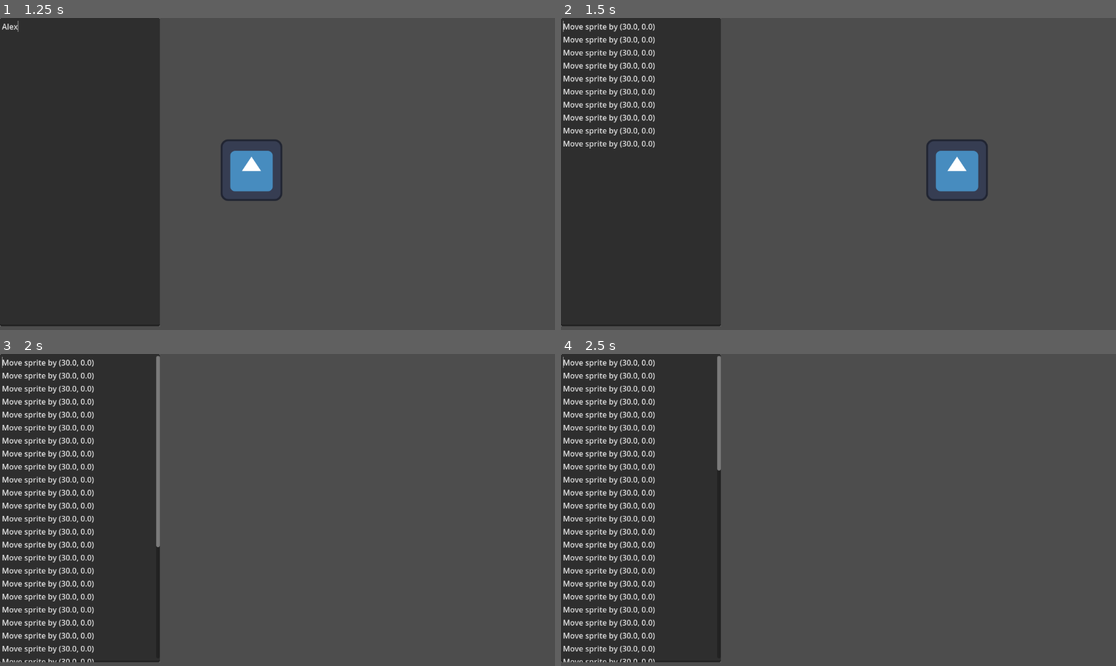
Above: before the commit, frames 1-4 (two rows, left to right).
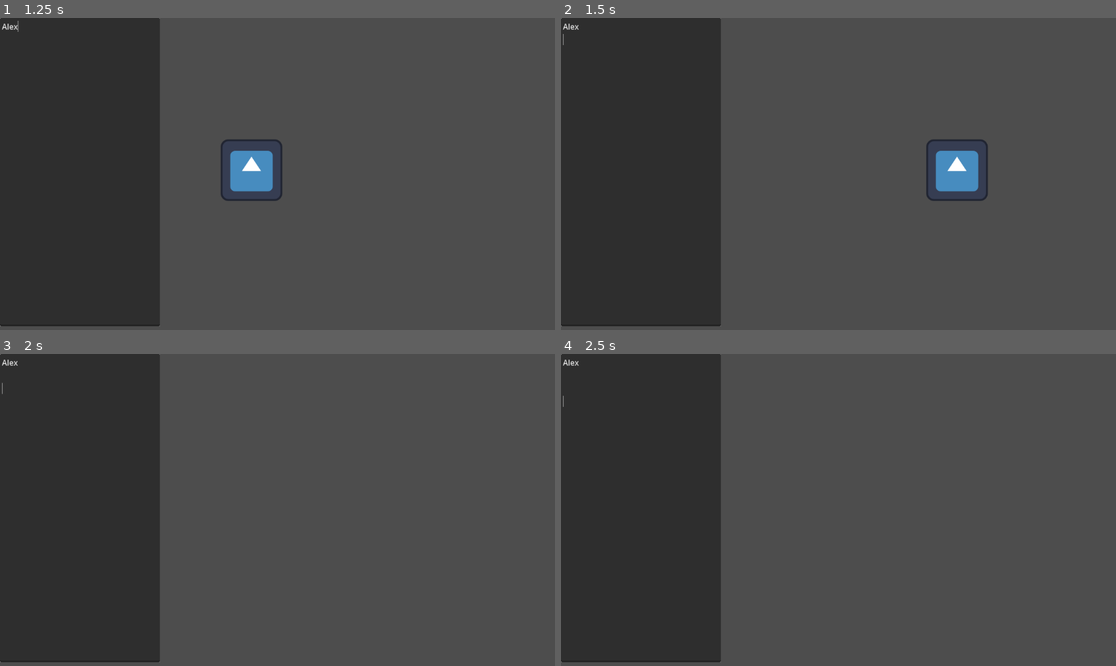
Above: after the commit, the same moments.

Repository: DeerLuuu/Lumine-Studio-Zone
Game: Godot game, scene res://test.tscn
Two runs of this game, one before a commit and one after it. Both use one fixed random seed, a clock stepped at 60 frames per second and the inputs below. The project has no main scene, so this scene is started directly. The engine's default icon, where the game draws it, is replaced by a stand-in: a white triangle on a blue panel in a dark square.
Inputs (mouse positions are in pixels of both pictures, inside the frame that each line leads up to):
- Up to frame 1 (1.25 s): click (77, 170) at 0.52 s; type "Alex" at 0.6 s
- Up to frame 2 (1.5 s): tap Enter (ui_accept) at 1.25 s; hold Right (ui_right) from 1.28 s (still down)
- Up to frame 3 (2 s): keep holding Right (ui_right); tap Enter (ui_accept) at 1.52 s
- Up to frame 4 (2.5 s): release Right (ui_right) at 2.03 s; hold Down (ui_down) from 2.03 s (still down); tap Enter (ui_accept) at 2.27 s

Frame 1 is identical in both runs. In frame 2, 1.7% of the frame differs, in the area x 0-17%, y 0-42%; in frame 3, 4.4%, in the area x 0-29%, y 0-99%; in frame 4, 4.2%.

Commit message:
1. 添加遍历文件系统的相关方法

Diff:
--- a/lumine-studio-zone/test.gd
+++ b/lumine-studio-zone/test.gd
@@ -7,9 +7,9 @@
 var undo_text_arr : Array
 
 func _ready() -> void:
-	EventController.subscribe("command_executed", _on_command_executed)
-	EventController.subscribe("command_undone", _on_command_undone)
-	EventController.subscribe("command_redone", _on_command_redone)
+	EventController.subscribe("signal:command_executed", _on_command_executed)
+	EventController.subscribe("signal:command_undone", _on_command_undone)
+	EventController.subscribe("signal:command_redone", _on_command_redone)
 
 func _process(_delta: float) -> void:
 	var dir : Vector2 = Input.get_vector("ui_left", "ui_right", "ui_up", "ui_down")
Not shown, changed: lumine-studio-zone/addons/godot_code_snippet/godot_code_snippet.gd
